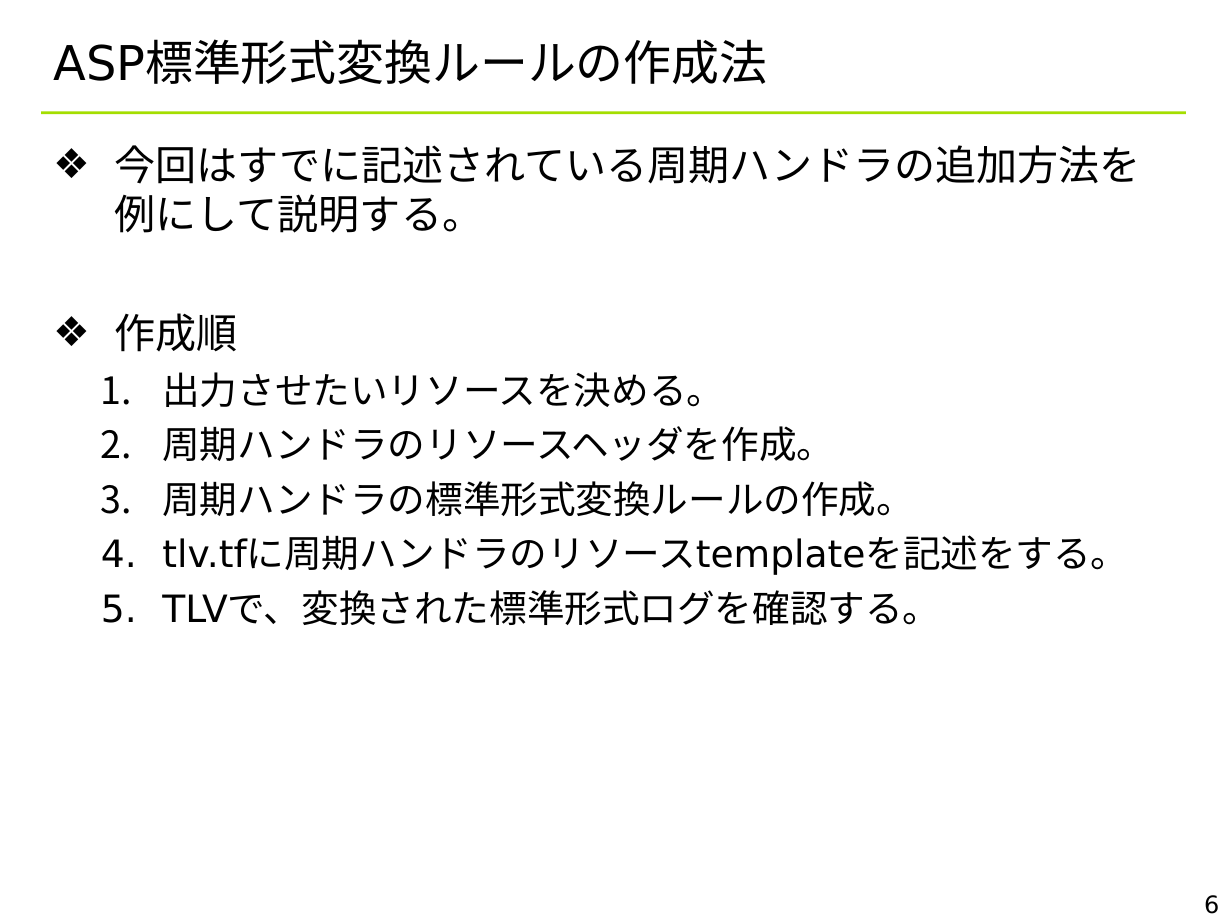
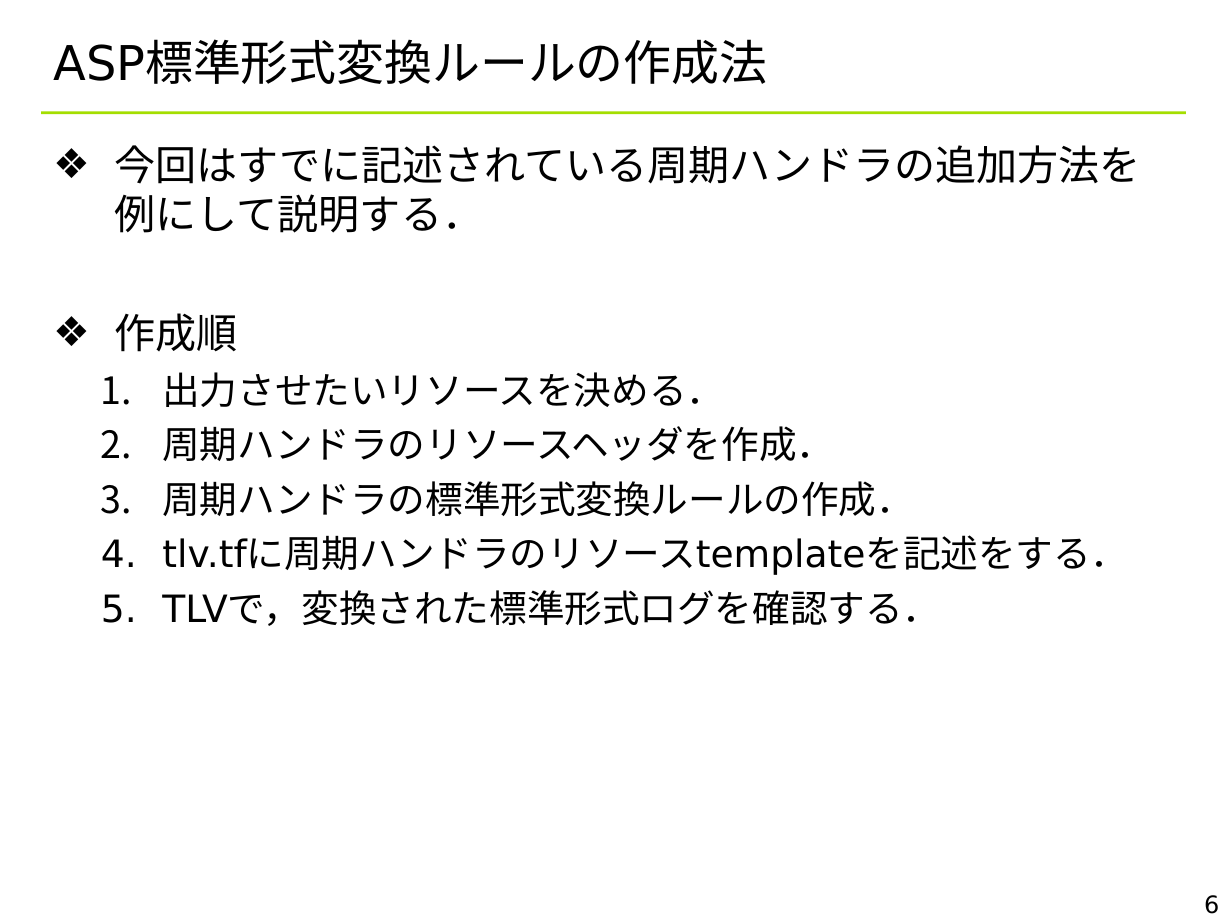
Before and after one commit to YixiaoLi/tlv4mc, a slide deck: slide 6 of doc/TLV_convert_rules.ppt. Drawn at 1232x924 pixels with LibreOffice and Linux fonts; fonts in the diff are those of the drawing; background and template pictures are left out. Boxes give left, top, right and bottom in pixels: in the first picture for what was removed or moved away, otherwise in the second. Text is boxed around its words. In the diff, an @@ line names an element or a change of style, - is before the commit and + after.

```diff
--- a/doc/TLV_convert_rules.ppt
+++ b/doc/TLV_convert_rules.ppt
@@ text at (115, 145, 1141, 233): text changed @@
-❖ 今回はすでに記述されている周期ハンドラの追加方法を例にして説明する。
+❖ 今回はすでに記述されている周期ハンドラの追加方法を例にして説明する．
@@ text at (162, 372, 1128, 626): text changed @@
-  1. 出力させたいリソースを決める。
-  2. 周期ハンドラのリソースヘッダを作成。
-  3. 周期ハンドラの標準形式変換ルールの作成。
-  4. tlv.tfに周期ハンドラのリソースtemplateを記述をする。
-  5. TLVで、変換された標準形式ログを確認する。
+  1. 出力させたいリソースを決める．
+  2. 周期ハンドラのリソースヘッダを作成．
+  3. 周期ハンドラの標準形式変換ルールの作成．
+  4. tlv.tfに周期ハンドラのリソースtemplateを記述をする．
+  5. TLVで，変換された標準形式ログを確認する．
```
Also in this commit, not shown: 13 other slides changed, 4 other files.
